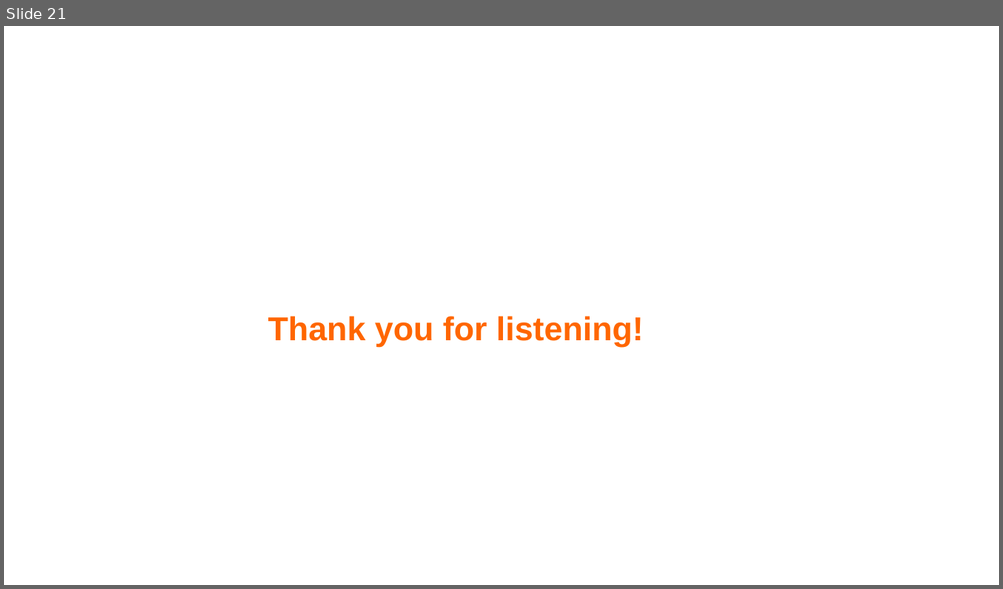
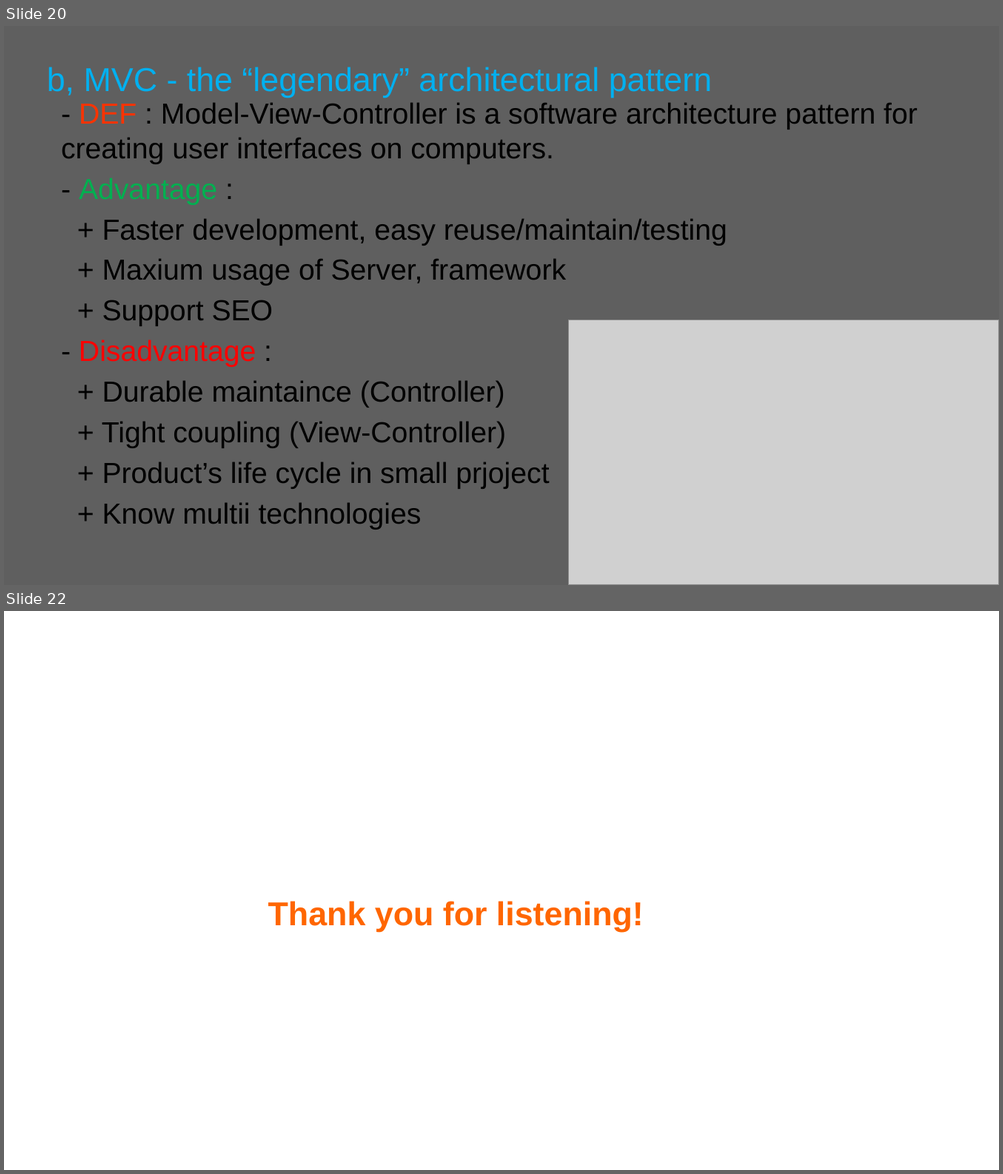
Before and after one commit to duyhelloworld/java-learning, a slide deck: DesignPatterns/slide_Design_Pattern.pptx. Shown one above the other, each under a label of ours: slide 21 before the commit, slides 20 and 22 after it; the slides between them are not shown. The pictures are 1003x589 and 1003x1174 pixels, drawn with LibreOffice and Linux fonts; fonts in the diff are those of the drawing; grey boxes stand for pictures; background and template pictures are left out. Boxes give left, top, right and bottom in pixels: in the first picture for what was removed or moved away, otherwise in the second. Text is boxed around its words. In the diff, an @@ line names an element or a change of style, - is before the commit and + after.

```diff
--- a/DesignPatterns/slide_Design_Pattern.pptx
+++ b/DesignPatterns/slide_Design_Pattern.pptx
@@ slide 20 added at (4,26,999,585), background picture (left out) @@
@@ title added at (47,67,711,98), 32 pt, text #00B0F0 @@
+b, MVC - the “legendary” architectural pattern
@@ text added at (61,102,917,530), 28 pt, text #000000 @@
+- DEF : Model-View-Controller is a software architecture pattern for creating user interfaces on computers.
+- Advantage :
++ Faster development, easy reuse/maintain/testing
++ Maxium usage of Server, framework
++ Support SEO
+- Disadvantage :
++ Durable maintaince (Controller)
++ Tight coupling (View-Controller)
++ Product’s life cycle in small prjoject
++ Know multii technologies
@@ picture added at (568,320,999,585) @@
@@ what was slide 21 is now slide 22 @@
```
Also in this commit, not shown: 2 slides changed, 1 other file.
